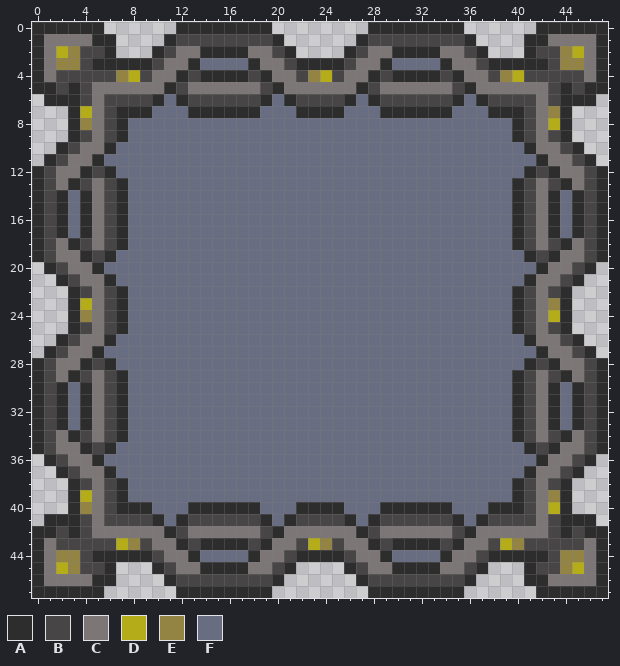
Pixel-art sprite, stored at data/windowTileset.png. The picture above was drawn from the file before the commit.
The file is 48x48 pixels.
Palette (. is transparent): A #2d2d2d  B #474545  C #7c7676  D #b5ac1a  E #948443  F #696d82
Pixels before, first column x 0:
 0 AAAAAA......AAAAAAAA........AAAAAAAA......AAAAAA
 1 ACCCCAA....ABBBBBBBBA......ABBBBBBBBA....AACCCCA
 2 ACDEBBA...ABCCAAAACCBA....ABCCAAAACCBA...ABBEDCA
 3 ACEEBAAAAABCCAFFFFACCBAAAABCCAFFFFACCBAAAAABEECA
 4 ACBBBBBEDBCCABAAAABACCBEDBCCABAAAABACCBEDBBBBBCA
 5 AABABCCCCCCABCCCCCCBACCCCCCABCCCCCCBACCCCCCBABAA
 6 .AAABCBBBBAFABBBBBBAFABBBBAFABBBBBBAFABBBBCBAAA.
 7 ...ADCBAAAFFFAAAAAAFFFAAAAFFFAAAAAAFFFAAABCEA...
 8 ...AECBAFFFFFFFFFFFFFFFFFFFFFFFFFFFFFFFFABCDA...
 9 ...ABCBAFFFFFFFFFFFFFFFFFFFFFFFFFFFFFFFFABCBA...
10 ..ABCCAFFFFFFFFFFFFFFFFFFFFFFFFFFFFFFFFFFACCBA..
11 .ABCCAFFFFFFFFFFFFFFFFFFFFFFFFFFFFFFFFFFFFACCBA.
12 ABCCABAFFFFFFFFFFFFFFFFFFFFFFFFFFFFFFFFFFABACCBA
13 ABCABCBAFFFFFFFFFFFFFFFFFFFFFFFFFFFFFFFFABCBACBA
14 ABAFACBAFFFFFFFFFFFFFFFFFFFFFFFFFFFFFFFFABCAFABA
15 ABAFACBAFFFFFFFFFFFFFFFFFFFFFFFFFFFFFFFFABCAFABA
16 ABAFACBAFFFFFFFFFFFFFFFFFFFFFFFFFFFFFFFFABCAFABA
17 ABAFACBAFFFFFFFFFFFFFFFFFFFFFFFFFFFFFFFFABCAFABA
18 ABCABCBAFFFFFFFFFFFFFFFFFFFFFFFFFFFFFFFFABCBACBA
19 ABCCABAFFFFFFFFFFFFFFFFFFFFFFFFFFFFFFFFFFABACCBA
20 .ABCCAFFFFFFFFFFFFFFFFFFFFFFFFFFFFFFFFFFFFACCBA.
21 ..ABCCAFFFFFFFFFFFFFFFFFFFFFFFFFFFFFFFFFFACCBA..
22 ...ABCBAFFFFFFFFFFFFFFFFFFFFFFFFFFFFFFFFABCBA...
23 ...ADCBAFFFFFFFFFFFFFFFFFFFFFFFFFFFFFFFFABCEA...
24 ...AECBAFFFFFFFFFFFFFFFFFFFFFFFFFFFFFFFFABCDA...
25 ...ABCBAFFFFFFFFFFFFFFFFFFFFFFFFFFFFFFFFABCBA...
26 ..ABCCAFFFFFFFFFFFFFFFFFFFFFFFFFFFFFFFFFFACCBA..
27 .ABCCAFFFFFFFFFFFFFFFFFFFFFFFFFFFFFFFFFFFFACCBA.
28 ABCCABAFFFFFFFFFFFFFFFFFFFFFFFFFFFFFFFFFFABACCBA
29 ABCABCBAFFFFFFFFFFFFFFFFFFFFFFFFFFFFFFFFABCBACBA
30 ABAFACBAFFFFFFFFFFFFFFFFFFFFFFFFFFFFFFFFABCAFABA
31 ABAFACBAFFFFFFFFFFFFFFFFFFFFFFFFFFFFFFFFABCAFABA
32 ABAFACBAFFFFFFFFFFFFFFFFFFFFFFFFFFFFFFFFABCAFABA
33 ABAFACBAFFFFFFFFFFFFFFFFFFFFFFFFFFFFFFFFABCAFABA
34 ABCABCBAFFFFFFFFFFFFFFFFFFFFFFFFFFFFFFFFABCBACBA
35 ABCCABAFFFFFFFFFFFFFFFFFFFFFFFFFFFFFFFFFFABACCBA
36 .ABCCAFFFFFFFFFFFFFFFFFFFFFFFFFFFFFFFFFFFFACCBA.
37 ..ABCCAFFFFFFFFFFFFFFFFFFFFFFFFFFFFFFFFFFACCBA..
38 ...ABCBAFFFFFFFFFFFFFFFFFFFFFFFFFFFFFFFFABCBA...
39 ...ADCBAFFFFFFFFFFFFFFFFFFFFFFFFFFFFFFFFABCEA...
40 ...AECBAAAFFFAAAAAAFFFAAAAFFFAAAAAAFFFAAABCDA...
41 .AAABCBBBBAFABBBBBBAFABBBBAFABBBBBBAFABBBBCBAAA.
42 AABABCCCCCCABCCCCCCBACCCCCCABCCCCCCBACCCCCCBABAA
43 ACBBBBBDEBCCABAAAABACCBDEBCCABAAAABACCBDEBBBBBCA
44 ACEEBAAAAABCCAFFFFACCBAAAABCCAFFFFACCBAAAAABEECA
45 ACDEBBA...ABCCAAAACCBA....ABCCAAAACCBA...ABBEDCA
46 ACCCCAA....ABBBBBBBBA......ABBBBBBBBA....AACCCCA
47 AAAAAA......AAAAAAAA........AAAAAAAA......AAAAAA
The same view after the edit:
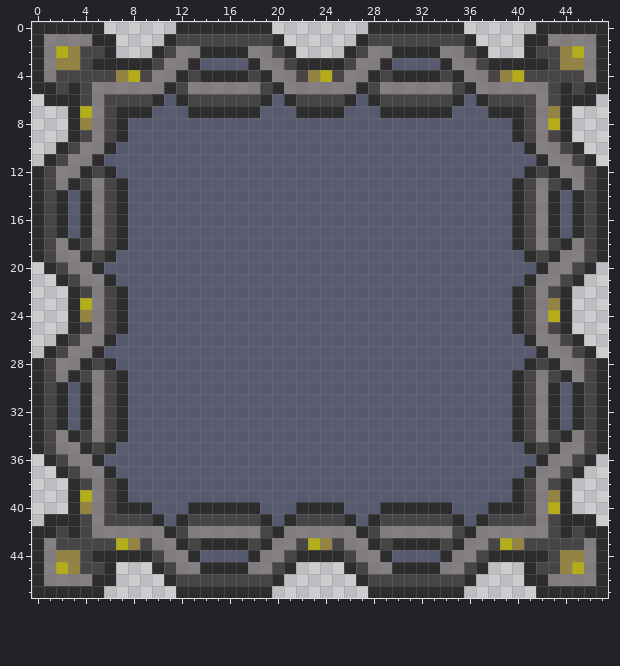
Difference:
colour C: #7c7676 -> #696262b8
colour F: #696d82 -> #464a61dc
Changed places in both pictures, as pixel boxes (x1, y1, x2, y2):
changed: (44, 34, 596, 586)
